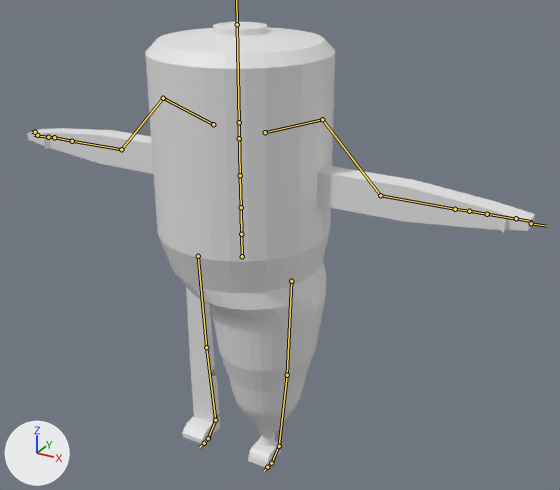
What one commit did to the FBX model Commander Carrot/Assets/Animation FBX/CCarrot Idle.fbx.
One viewpoint serves both versions: a camera (50 mm lens) standing at (4.4, -7.13, 6.49) and looking at (0.48, -0.02, 2.93). The axes (+X, +Y, +Z) are drawn at lower left. The lights are the same throughout. The bones that bend it are drawn over the model as lines.

In view in the first picture: 'Player Character'.
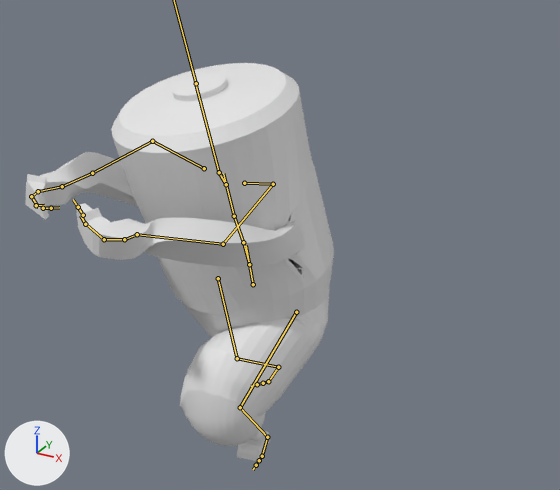
The newer file adds an action. The first version stands in its rest pose; the second is drawn at frame 3 of the action 'Armature|Armature|mixamo.com|Layer0'.

Boxes (x1, y1, x2, y2) around the edits, measured in the pictures (560 x 490 px):
'Player Character', posed (39% narrower, 11% shorter): before (27, 22, 535, 468); after (25, 63, 334, 461)
bone 'mixamorig:Hips', root to tip: before (242, 256) to (241, 213); after (253, 284) to (246, 245)
bone 'mixamorig:Spine', root to tip: before (241, 234) to (241, 207); after (249, 264) to (243, 242)
bone 'mixamorig:Spine1', root to tip: before (241, 207) to (240, 175); after (243, 242) to (234, 216)
bone 'mixamorig:Spine2', root to tip: before (240, 175) to (239, 126); after (234, 216) to (223, 173)
bone 'mixamorig:Neck', root to tip: before (239, 138) to (239, 122); after (226, 184) to (219, 172)
bone 'mixamorig:Head', root to tip: before (239, 122) to (237, 25); after (219, 172) to (195, 83)
bone 'mixamorig:LeftShoulder', root to tip: before (265, 132) to (322, 119); after (244, 183) to (273, 184)
bone 'mixamorig:LeftArm', root to tip: before (322, 119) to (380, 195); after (273, 184) to (223, 244)
bone 'mixamorig:LeftForeArm', root to tip: before (380, 195) to (455, 209); after (223, 244) to (137, 234)
bone 'mixamorig:LeftHand', root to tip: before (455, 209) to (469, 211); after (137, 234) to (124, 239)
bone 'mixamorig:LeftHandIndex1', root to tip: before (469, 211) to (487, 214); after (124, 239) to (104, 239)
bone 'mixamorig:LeftHandIndex2', root to tip: before (487, 214) to (516, 219); after (104, 239) to (86, 224)
bone 'mixamorig:LeftHandIndex3', root to tip: before (516, 218) to (531, 221); after (85, 224) to (80, 215)
bone 'mixamorig:RightShoulder', root to tip: before (213, 124) to (163, 98); after (204, 168) to (152, 141)
bone 'mixamorig:RightArm', root to tip: before (163, 98) to (121, 149); after (152, 141) to (92, 173)
bone 'mixamorig:RightForeArm', root to tip: before (121, 149) to (72, 141); after (92, 173) to (62, 186)
bone 'mixamorig:RightHand', root to tip: before (72, 141) to (54, 137); after (62, 186) to (38, 191)
bone 'mixamorig:RightHandIndex1', root to tip: before (54, 137) to (48, 137); after (38, 191) to (31, 196)
bone 'mixamorig:RightHandIndex2', root to tip: before (48, 137) to (39, 136); after (31, 196) to (38, 207)
bone 'mixamorig:RightHandIndex3', root to tip: before (37, 135) to (34, 135); after (36, 205) to (44, 205)
bone 'mixamorig:LeftUpLeg', root to tip: before (291, 281) to (287, 375); after (296, 312) to (240, 407)
bone 'mixamorig:LeftLeg', root to tip: before (287, 375) to (279, 446); after (240, 407) to (267, 437)
bone 'mixamorig:LeftFoot', root to tip: before (279, 446) to (271, 463); after (267, 437) to (262, 456)
bone 'mixamorig:RightUpLeg', root to tip: before (198, 256) to (206, 347); after (218, 278) to (237, 358)
bone 'mixamorig:RightLeg', root to tip: before (206, 347) to (215, 420); after (237, 358) to (278, 367)
bone 'mixamorig:RightFoot', root to tip: before (215, 420) to (208, 438); after (278, 367) to (268, 381)
bone 'mixamorig:RightToeBase', root to tip: before (208, 438) to (204, 443); after (268, 381) to (263, 383)

The change in detail:
Bone 'mixamorig:Hips' (bone_mixamorig_hips) moves from (0.0, 0.0, 0.0) to (6.0, -42.0, -14.0).
Bone 'mixamorig:Hips' (bone_mixamorig_hips) turns from (0, 0, 0) to (10, -12, 1) degrees about its own x, y and z.
Bone 'mixamorig:Spine' (bone_mixamorig_spine) turns from (0, 0, 0) to (7, 4, -1) degrees about its own x, y and z.
Bone 'mixamorig:Spine1' (bone_mixamorig_spine1) turns from (0, 0, 0) to (1, -2, 4) degrees about its own x, y and z.
Bone 'mixamorig:Spine2' (bone_mixamorig_spine2) turns from (0, 0, 0) to (-3, -6, -3) degrees about its own x, y and z.
Bone 'mixamorig:Neck' (bone_mixamorig_neck) turns from (0, 0, 0) to (15, 0, 2) degrees about its own x, y and z.
Bone 'mixamorig:Head' (bone_mixamorig_head) turns from (0, 0, 0) to (-17, 17, -5) degrees about its own x, y and z.
Bone 'mixamorig:LeftShoulder' (bone_mixamorig_leftshoulder) turns from (0, 0, 0) to (-4, 1, 13) degrees about its own x, y and z.
Bone 'mixamorig:LeftArm' (bone_mixamorig_leftarm) turns from (0, 0, 0) to (-20, 2, 70) degrees about its own x, y and z.
Bone 'mixamorig:LeftForeArm' (bone_mixamorig_leftforearm) turns from (0, 0, 0) to (54, 0, -46) degrees about its own x, y and z.
Bone 'mixamorig:LeftHand' (bone_mixamorig_lefthand) turns from (0, 0, 0) to (-62, -47, 64) degrees about its own x, y and z.
Bone 'mixamorig:LeftHandIndex1' (bone_mixamorig_lefthandindex1) turns from (0, 0, 0) to (-2, -2, -36) degrees about its own x, y and z.
Bone 'mixamorig:LeftHandIndex2' (bone_mixamorig_lefthandindex2) turns from (0, 0, 0) to (-7, -3, -62) degrees about its own x, y and z.
Bone 'mixamorig:LeftHandIndex3' (bone_mixamorig_lefthandindex3) turns from (0, 0, 0) to (0, 0, -13) degrees about its own x, y and z.
Bone 'mixamorig:RightShoulder' (bone_mixamorig_rightshoulder) turns from (0, 0, 0) to (-4, 2, -12) degrees about its own x, y and z.
Bone 'mixamorig:RightArm' (bone_mixamorig_rightarm) turns from (0, 0, 0) to (-8, -13, -96) degrees about its own x, y and z.
Bone 'mixamorig:RightForeArm' (bone_mixamorig_rightforearm) turns from (0, 0, 0) to (28, 0, 46) degrees about its own x, y and z.
Bone 'mixamorig:RightHand' (bone_mixamorig_righthand) turns from (0, 0, 0) to (-33, 40, -33) degrees about its own x, y and z.
Bone 'mixamorig:RightHandIndex1' (bone_mixamorig_righthandindex1) turns from (0, 0, 0) to (4, -2, 18) degrees about its own x, y and z.
Bone 'mixamorig:RightHandIndex2' (bone_mixamorig_righthandindex2) turns from (0, 0, 0) to (-10, 1, 45) degrees about its own x, y and z.
Bone 'mixamorig:RightHandIndex3' (bone_mixamorig_righthandindex3) turns from (0, 0, 0) to (19, -12, 51) degrees about its own x, y and z.
Bone 'mixamorig:LeftUpLeg' (bone_mixamorig_leftupleg) turns from (0, 0, 0) to (66, -6, -3) degrees about its own x, y and z.
Bone 'mixamorig:LeftLeg' (bone_mixamorig_leftleg) turns from (0, 0, 0) to (-94, -2, 7) degrees about its own x, y and z.
Bone 'mixamorig:LeftFoot' (bone_mixamorig_leftfoot) turns from (0, 0, 0) to (35, -9, 1) degrees about its own x, y and z.
Bone 'mixamorig:RightUpLeg' (bone_mixamorig_rightupleg) turns from (0, 0, 0) to (1, 0, 0) degrees about its own x, y and z.
Bone 'mixamorig:RightLeg' (bone_mixamorig_rightleg) turns from (0, 0, 0) to (-48, -1, -9) degrees about its own x, y and z.
Bone 'mixamorig:RightFoot' (bone_mixamorig_rightfoot) turns from (0, 0, 0) to (44, 20, 4) degrees about its own x, y and z.
Bone 'mixamorig:RightToeBase' (bone_mixamorig_righttoebase) turns from (0, 0, 0) to (23, 0, 1) degrees about its own x, y and z.
